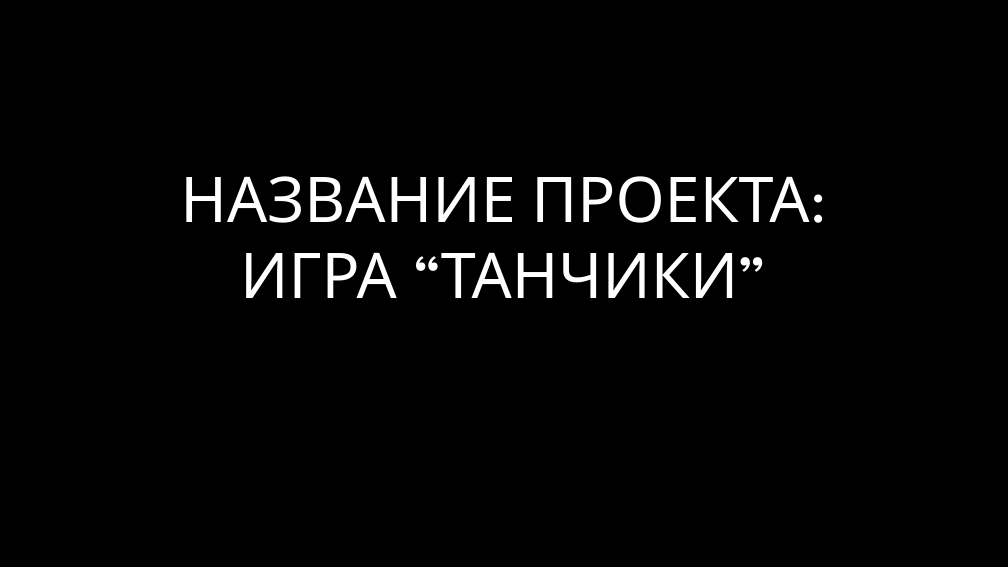
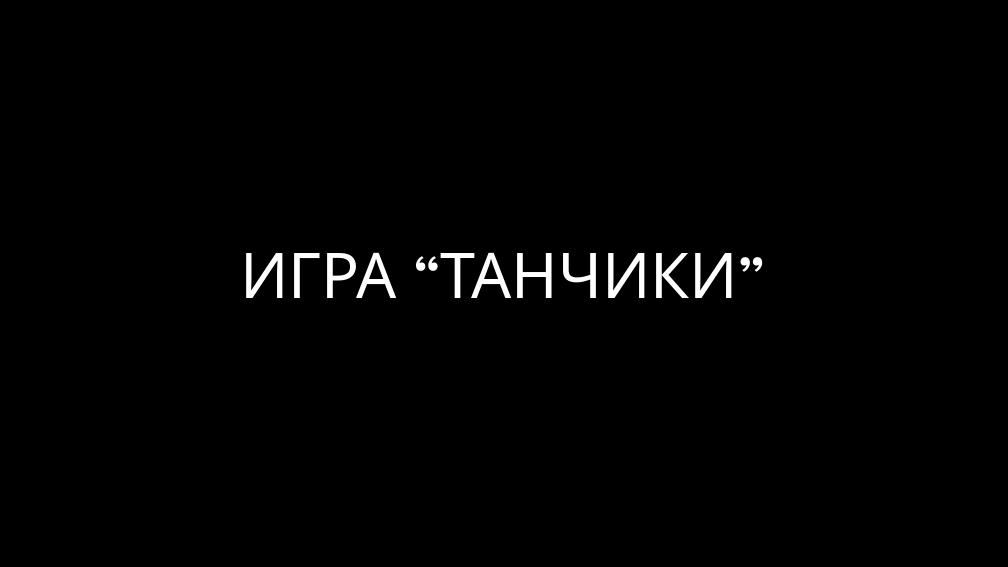
Before and after one commit to Egor-Bessolitsyn/Pygameproject, a slide deck: slide 1 of Игра Танчики.pptx. Drawn at 1008x567 pixels with LibreOffice and Linux fonts; fonts in the diff are those of the drawing; background and template pictures are left out. Boxes give left, top, right and bottom in pixels: in the first picture for what was removed or moved away, otherwise in the second. Text is boxed around its words. In the diff, an @@ line names an element or a change of style, - is before the commit and + after.

```diff
--- a/Игра Танчики.pptx
+++ b/Игра Танчики.pptx
@@ title at box(240, 252, 766, 298): text changed @@
-НАЗВАНИЕ ПРОЕКТА:
-ИГРА “ТАНЧИКИ”
+ИГРА “ТАНЧИКИ”
```
Also in this commit, not shown: 2 other slides changed, 3 slides added, 2 slides removed.
